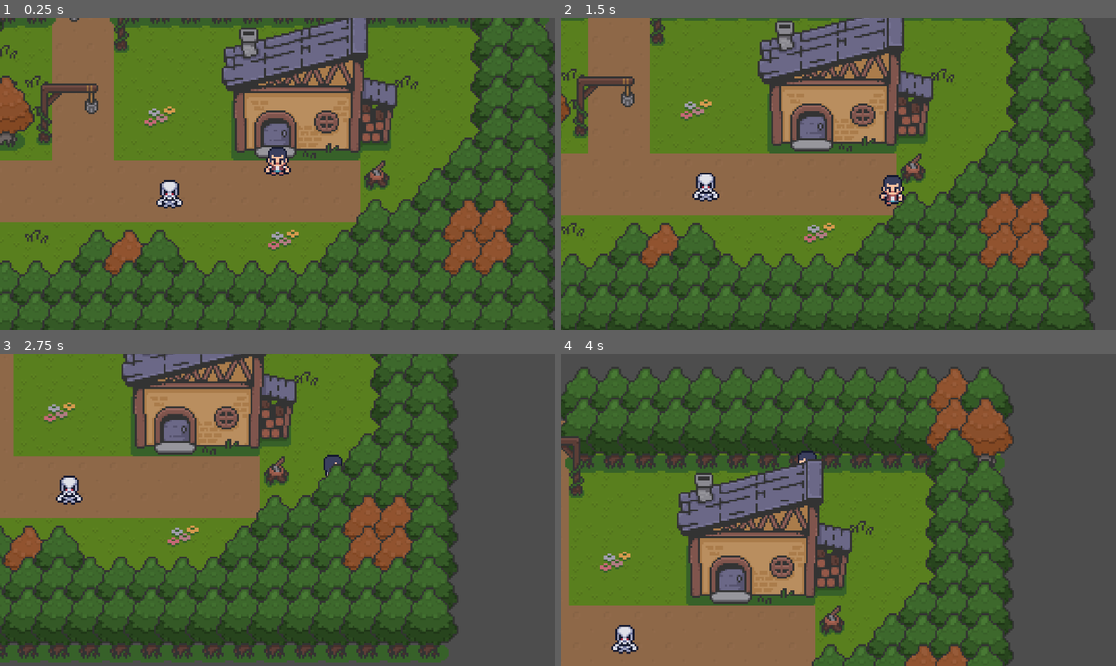
Above: before the commit, frames 1-4 (two rows, left to right).
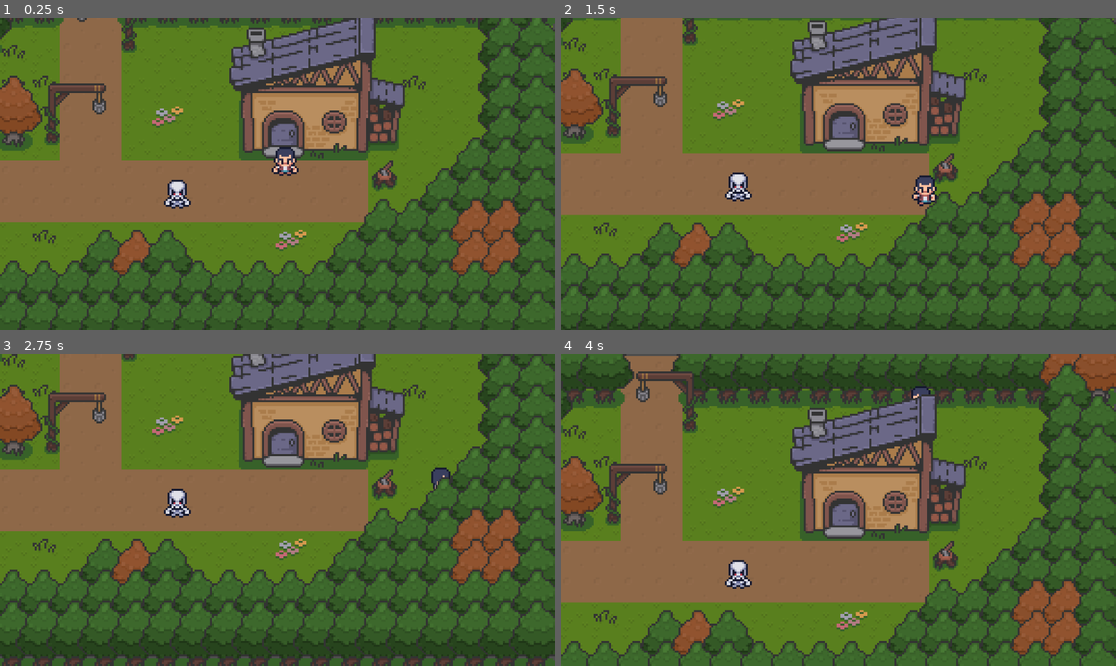
Above: after the commit, the same moments.

Repository: ainsley215/game-pixel
Game: Godot game, scene res://scenes/world.tscn
Same seed, same stepped clock (60 frames per second), same inputs: the game is played once before the commit and once after it.
Inputs:
- Up to frame 1 (0.25 s): no input
- Up to frame 2 (1.5 s): hold Right (ui_right) 0.53-1.28 s; tap Space (attack) at 0.6, 1.35 s; hold Down (ui_down) from 1.28 s (still down)
- Up to frame 3 (2.75 s): tap Enter at 2 s; release Down (ui_down) at 2.03 s; hold Right (ui_right) from 2.03 s (still down); tap Space (attack) at 2.1 s
- Up to frame 4 (4 s): release Right (ui_right) at 2.78 s; hold Up (ui_up) 2.78-3.53 s; tap Space (attack) at 2.85, 3.6 s; hold Left (ui_left) from 3.53 s (still down)

The runs differ from the first frame. In frame 1, 27% of the frame differs, in the area x 0-100%, y 0-100%; in frame 2, 38%; in frame 3, 72%; in frame 4, 88%.

Commit message:
add camera movement

Diff:
--- a/project.godot
+++ b/project.godot
@@ -19,10 +19,6 @@
 
 global="*res://scripts/global.gd"
 
-[display]
-
-window/stretch/scale=4.0
-
 [input]
 
 attack={
--- a/scenes/player.tscn
+++ b/scenes/player.tscn
@@ -595,13 +595,18 @@
 [node name="AnimatedSprite2D" type="AnimatedSprite2D" parent="."]
 position = Vector2(0, 8)
 sprite_frames = SubResource("SpriteFrames_uygay")
-animation = &"attack_down"
+animation = &"idle_down"
 offset = Vector2(0, -15)
 
 [node name="CollisionShape2D" type="CollisionShape2D" parent="."]
 shape = SubResource("CircleShape2D_jej6c")
 
 [node name="Camera2D" type="Camera2D" parent="."]
+zoom = Vector2(4, 4)
+limit_left = 0
+limit_top = 0
+limit_right = 369
+limit_bottom = 199
 drag_horizontal_enabled = true
 drag_vertical_enabled = true
 
